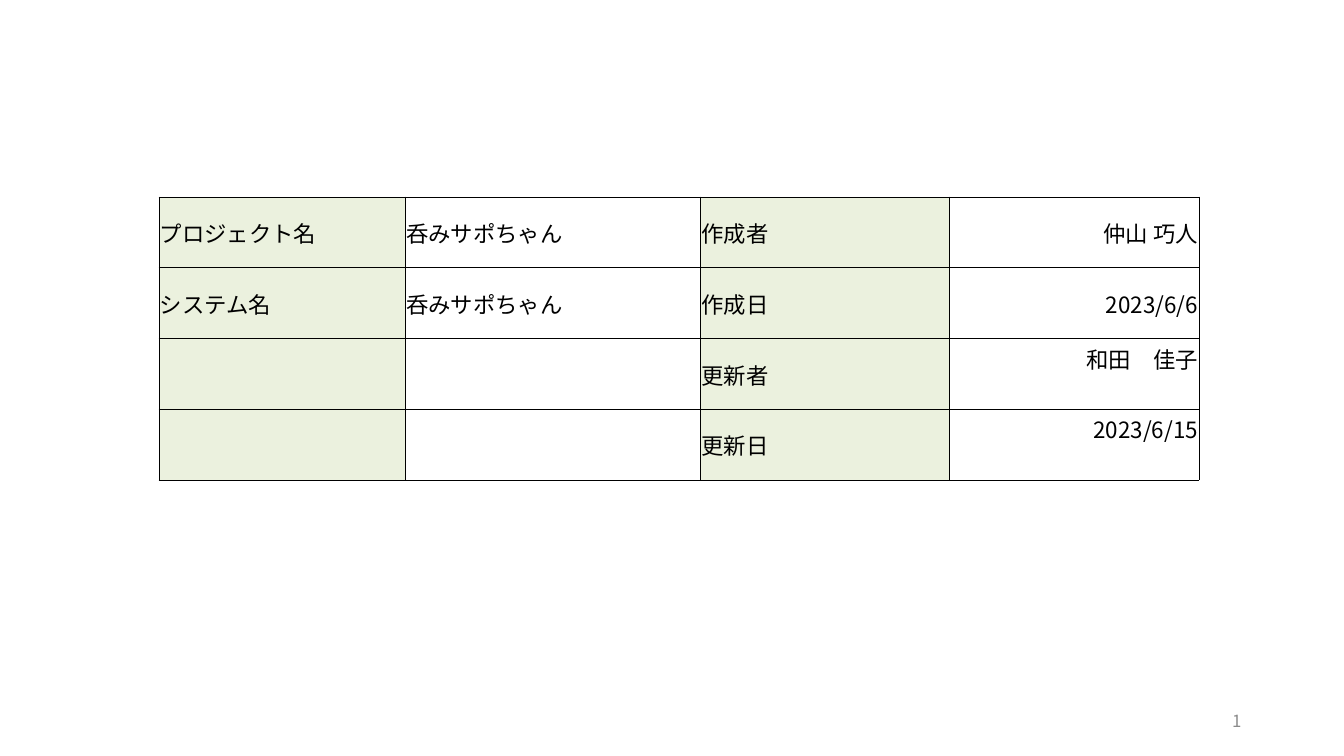
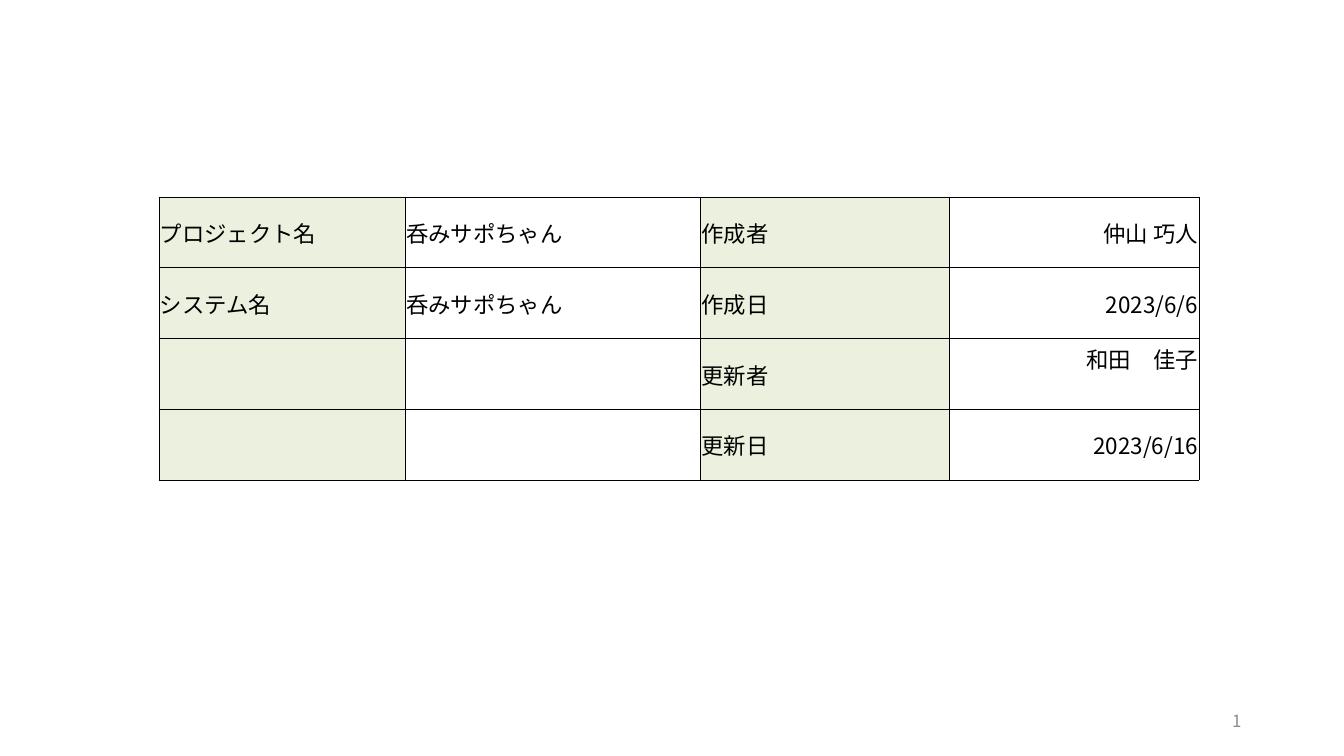
Before and after one commit to dojo2023/F-1, a slide deck: slide 1 of doc/外部設計/最新版/画面設計書ver1.7.pptx. Drawn at 1344x756 pixels with LibreOffice and Linux fonts; fonts in the diff are those of the drawing. Boxes give left, top, right and bottom in pixels: in the first picture for what was removed or moved away, otherwise in the second. Text is boxed around its words. In the diff, an @@ line names an element or a change of style, - is before the commit and + after.

```diff
--- a/doc/外部設計/最新版/画面設計書ver1.7.pptx
+++ b/doc/外部設計/最新版/画面設計書ver1.7.pptx
@@ table at [159, 197, 1200, 480] @@
-row 4, column 4: 2023/6/15
+row 4, column 4: 2023/6/16
```
Also in this commit, not shown: 1 other file.
